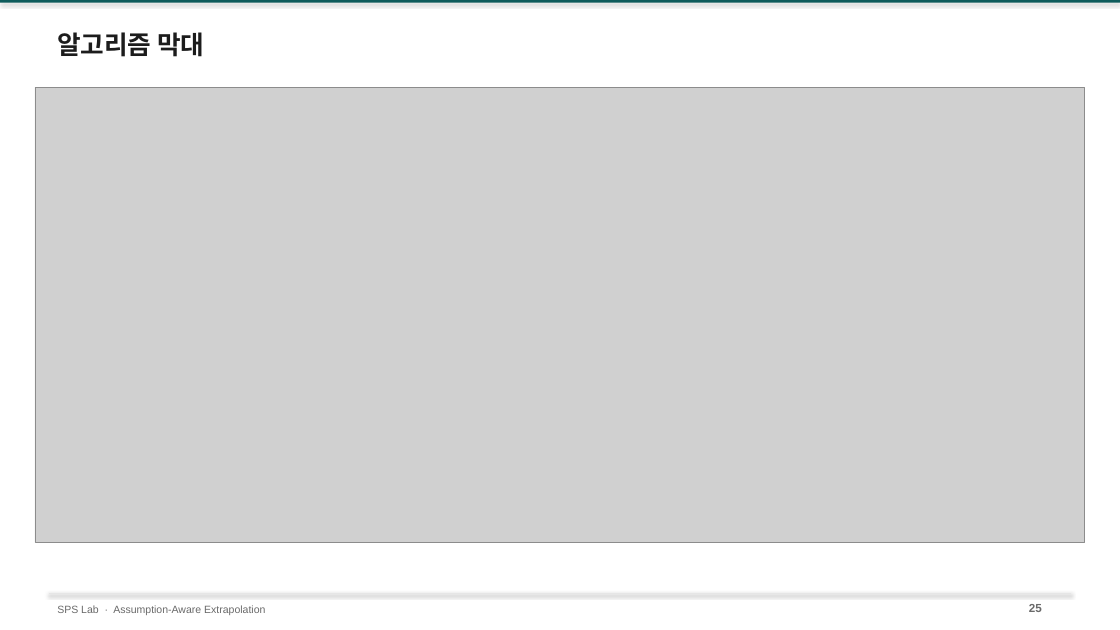
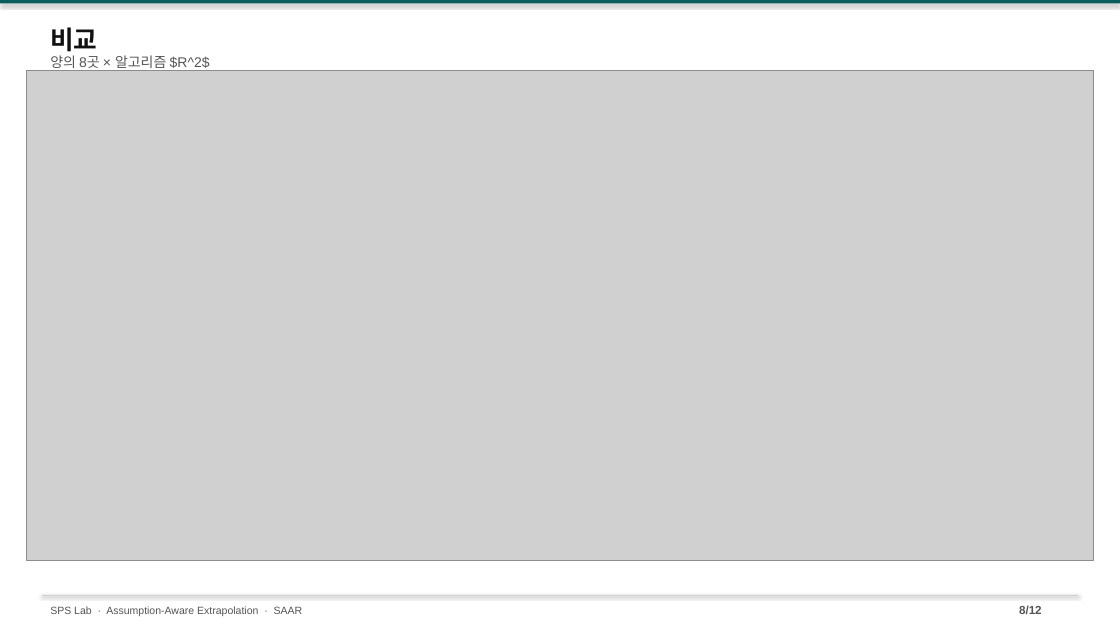
Before and after one commit to amumujs-create/pp_pae_total, a slide deck: slide 8 of output/PP_Research_Detailed_v2.pptx (slide 25 before the commit). Drawn at 1120x630 pixels with LibreOffice and Linux fonts; fonts in the diff are those of the drawing; grey boxes stand for pictures. Boxes give left, top, right and bottom in pixels: in the first picture for what was removed or moved away, otherwise in the second. Text is boxed around its words. In the diff, an @@ line names an element or a change of style, - is before the commit and + after.

```diff
--- a/output/PP_Research_Detailed_v2.pptx
+++ b/output/PP_Research_Detailed_v2.pptx
@@ rectangle at (0, 0, 1120, 3): fill #0F5C5C to #0A5C5C @@
@@ text added at (50, 27, 97, 52), 22 pt, text #111111, bold @@
+비교
@@ text at (50, 55, 210, 71): text changed; size 22 to 12 pt; text colour #1C1C1C to #555555; bold off @@
-알고리즘 막대
+양의 8곳 × 알고리즘 $R^2$
@@ picture: place and size @@
-picture at (35, 87, 1086, 543)
+picture at (26, 70, 1094, 560)
@@ line moved from (49, 593) - (1071, 593) to (42, 595) - (1078, 595) @@
@@ line (42, 595) - (1078, 595): stroke #E6E6E6 0.75 pt to #D0D0D0 0.75 pt @@
@@ text at (50, 606, 303, 616): text changed; text colour #6A6A6A to #555555 @@
-SPS Lab · Assumption-Aware Extrapolation
+SPS Lab · Assumption-Aware Extrapolation · SAAR
@@ text added at (1019, 605, 1042, 614), 10 pt, text #555555, bold @@
+8/12
@@ text removed at (1029, 604, 1042, 612) @@
-25
```
Also in this commit, not shown: 5 other slides changed, 6 slides added, 21 slides removed, 14 other files.
